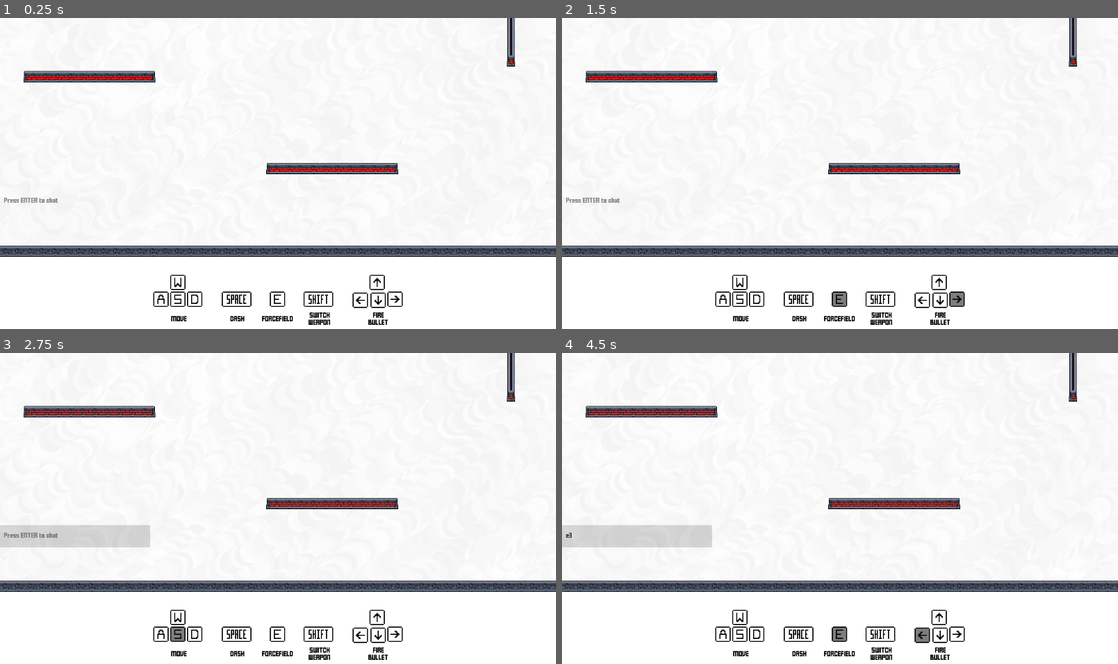
Above: before the commit, frames 1-4 (two rows, left to right).
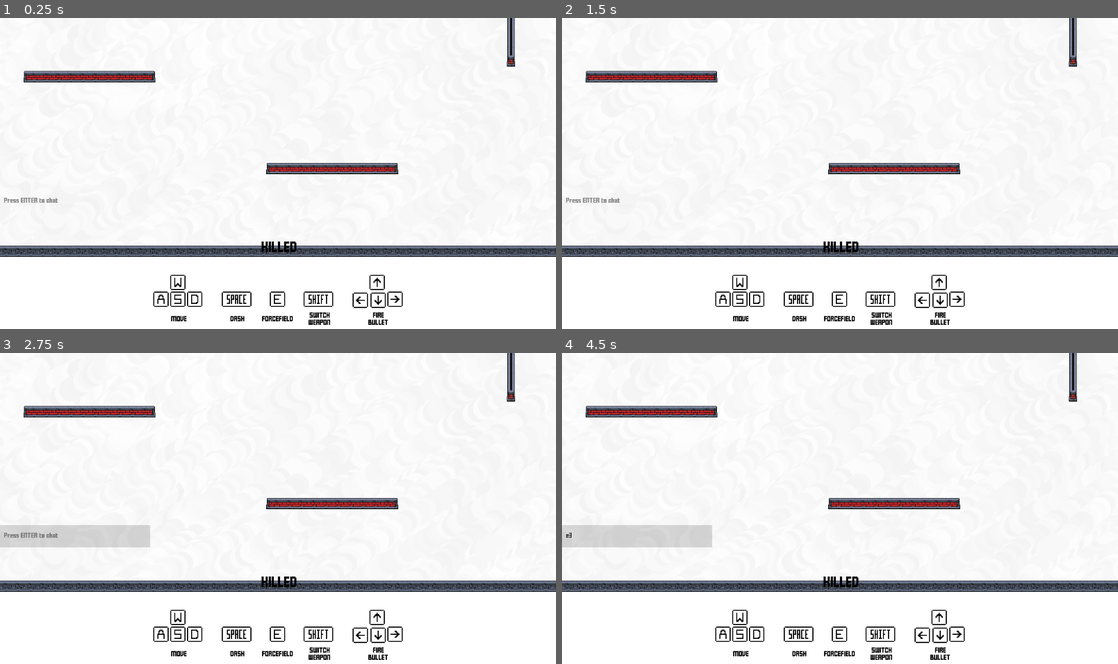
Above: after the commit, the same moments.

Repository: MarshallJDem/SuperCTF
Game: Godot game, scene res://GameContent/Main.tscn
The game is run twice, just before and just after one commit, with the same random seed, the same clock (stepped at 60 frames per second) and the same inputs. This scene is started directly instead of the project's main scene. Sound files missing from this copy of the repository are replaced by a short silence.
Inputs (mouse positions are in pixels of both pictures, inside the frame that each line leads up to):
- Up to frame 1 (0.25 s): no input
- Up to frame 2 (1.5 s): click (639, 201) at 0.52 s; type "12" at 0.6 s; tap Enter at 1.25, 1.35 s; move the mouse to (962, 157) at 1.27 s; hold Right from 1.28 s (still down); hold E from 1.28 s (still down); click (962, 157) at 1.42 s
- Up to frame 3 (2.75 s): tap Space at 1.52, 2, 2.27 s; move the mouse to (166, 524) at 2.02 s; release Right at 2.03 s; release E at 2.03 s; hold S from 2.03 s (still down); tap E at 2.1 s; tap Enter at 2.3 s
- Up to frame 4 (4.5 s): tap Enter at 2.75, 2.85, 3.8, 4.25 s; move the mouse to (895, 440) at 2.77 s; release S at 2.78 s; hold Right 2.78-3.53 s; hold E 2.78-3.53 s; tap Space at 3.5, 3.77 s; move the mouse to (812, 570) at 3.52 s; hold Up 3.53-4.28 s; tap 2 at 3.6 s; click (812, 570) at 3.67 s; move the mouse to (1006, 555) at 4.27 s; hold Left from 4.28 s (still down); hold E from 4.28 s (still down); tap 3 at 4.35 s

The runs differ from the first frame. In frame 1, 0.1% of the frame differs, in the area x 47-54%, y 71-76%; in frame 2, 0.3%, in the area x 47-73%, y 71-93%; in frame 3, 0.2%; in frame 4, 0.3%.
Error before the commit: Invalid operands 'String' and 'Nil' in operator '+'. (res://GameContent/NetworkController.gd:135)
Error after the commit: Invalid get index '0' (on base: 'Dictionary'). (res://GameContent/LineEdit.gd:54)

Commit message:
Added in kill title message as well as tweaked some other settings

Diff:
--- a/GameContent/LineEdit.gd
+++ b/GameContent/LineEdit.gd
@@ -51,7 +51,7 @@
 	var player_name = "BOB";
 	var color = "#ff0000";
 	if !Globals.testing:
-		get_tree().get_root().get_node("MainScene/NetworkController").players[sender_id]["name"];
+		player_name = get_tree().get_root().get_node("MainScene/NetworkController").players[sender_id]["name"];
 		if get_tree().get_root().get_node("MainScene/NetworkController").players[sender_id]["team_id"] == 0:
 			color = "#4C70BA";
 	get_parent().get_node("Chat_Box").bbcode_text = get_parent().get_node("Chat_Box").bbcode_text + "[color=" + color + "]" + str(player_name) + "[/color][color=#3F4A4D]: " + message + "[/color]" + "\n";
--- a/GameContent/Main.tscn
+++ b/GameContent/Main.tscn
@@ -323,6 +323,25 @@
 align = 1
 valign = 1
 
+[node name="Kill_Title_Text" type="RichTextLabel" parent="UI_Layer"]
+margin_left = 391.0
+margin_top = 440.0
+margin_right = 697.0
+margin_bottom = 470.0
+rect_clip_content = false
+custom_fonts/normal_font = ExtResource( 5 )
+bbcode_enabled = true
+bbcode_text = "[center][color=black] KILLED"
+text = " KILLED"
+scroll_active = false
+__meta__ = {
+"_edit_use_anchors_": false
+}
+
+[node name="Kill_Title_Timer" type="Timer" parent="UI_Layer"]
+wait_time = 3.0
+one_shot = true
+
 [node name="Environment" type="Node" parent="."]
 
 [node name="Node2D" type="Node2D" parent="Environment"]
--- a/GameContent/Player.gd
+++ b/GameContent/Player.gd
@@ -522,9 +522,14 @@
 func hit_by_projectile(attacker_id, projectile_type):
 	if projectile_type == 0 || projectile_type == 1: # Bullet or Laser
 		die();
+		var attacker_team_id = get_tree().get_root().get_node("MainScene/NetworkController").players[attacker_id]["team_id"]
+		var attacker_name = get_tree().get_root().get_node("MainScene/NetworkController").players[attacker_id]["name"]
+		if attacker_id == get_tree().get_network_unique_id():
+			var color = "blue"
+			if team_id == 1:
+				color = "red";
+			get_tree().get_root().get_node("MainScene/UI_Layer").set_kill_title_text("[center][color=black]KILLED [color=" + color +"]" + attacker_name);
 		if is_network_master():
-			var attacker_team_id = get_tree().get_root().get_node("MainScene/NetworkController").players[attacker_id]["team_id"]
-			var attacker_name = get_tree().get_root().get_node("MainScene/NetworkController").players[attacker_id]["name"]
 			get_tree().get_root().get_node("MainScene/UI_Layer").set_big_label_text("KILLED BY\n" + str(attacker_name), attacker_team_id);
 			camera_ref.get_parent().remove_child(camera_ref);
 			get_tree().get_root().get_node("MainScene/Players/" + str(attacker_id) + "/Center_Pivot").add_child(camera_ref);
--- a/GameContent/UI_Layer.gd
+++ b/GameContent/UI_Layer.gd
@@ -55,7 +55,7 @@
 	else:
 		$"Ability_GUIs/SHIFT_GUI".frame = 0;
 
-
+	$Kill_Title_Text.modulate = Color(1,1,1, ($Kill_Title_Timer.time_left/$Kill_Title_Timer.wait_time));
 
 	var local_player;
 	if Globals.testing:
@@ -114,6 +114,9 @@
 func clear_big_label_text():
 	$Big_Label_Blue.text = "";
 	$Big_Label_Red.text = "";
+func set_kill_title_text(text):
+	$Kill_Title_Text.bbcode_text = text;
+	$Kill_Title_Timer.start();
 # Sets the score label values
 func set_score_text(team0_score, team1_score):
 	$Score_Label.bbcode_text = "[center]" + "[color=#4C70BA]" + str(team0_score) + "[/color]" + "-" + "[color=#FF0000]" + str(team1_score) + "[/color]" + "[/center]";
--- a/Globals.gd
+++ b/Globals.gd
@@ -4,7 +4,7 @@
 var serverIP;
 var serverPublicToken;
 var serverPrivateToken = "privatetoken42402";
-var isServer = false;
+var isServer = true;
 var allowedPlayers = [];
 var matchID;
 var allowCommands = true;
@@ -31,7 +31,7 @@
 # ----- Constants -----
 
 # The amount of delay to lerp over for lag interpolation for players and various other things
-var player_lerp_time = 50; # In millis
+var player_lerp_time = 100; # In millis
 # Whether or not lasers should destroy bullets
 var lasers_destroy_bullets = true;
 # Whether to run in testing mode (for development uses)
Not shown, changed: HTML5_Export/CTF.pck
Not shown, changed: Linux_Export/ctf.pck
